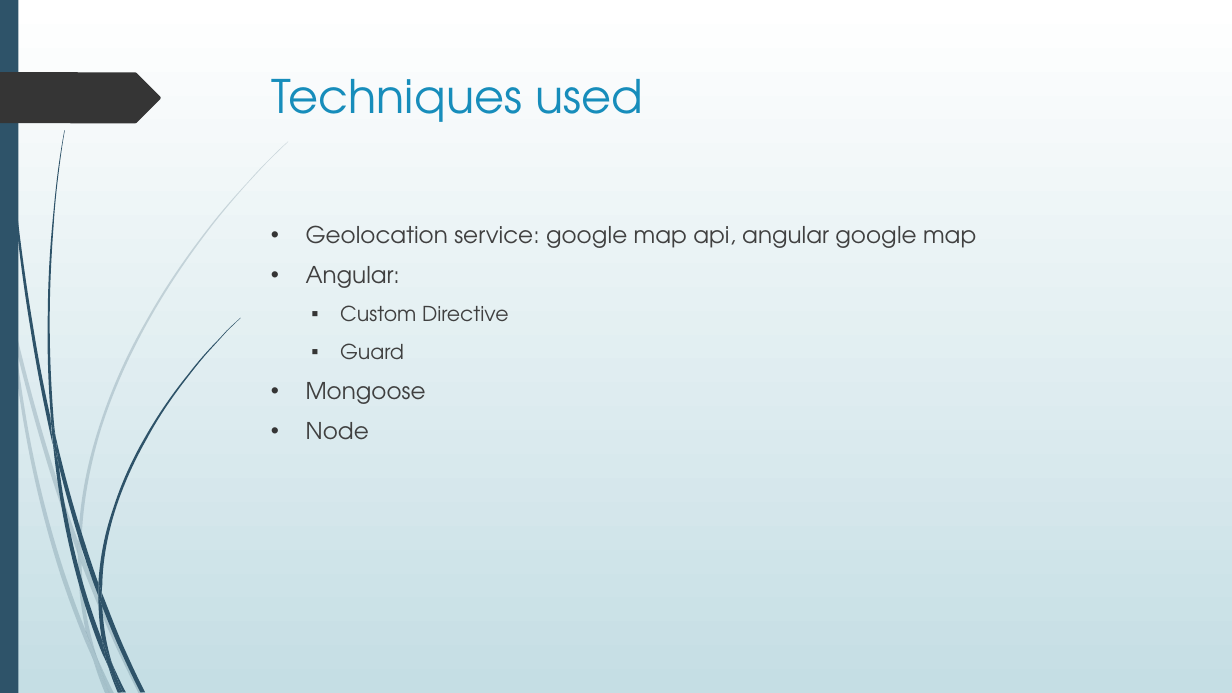
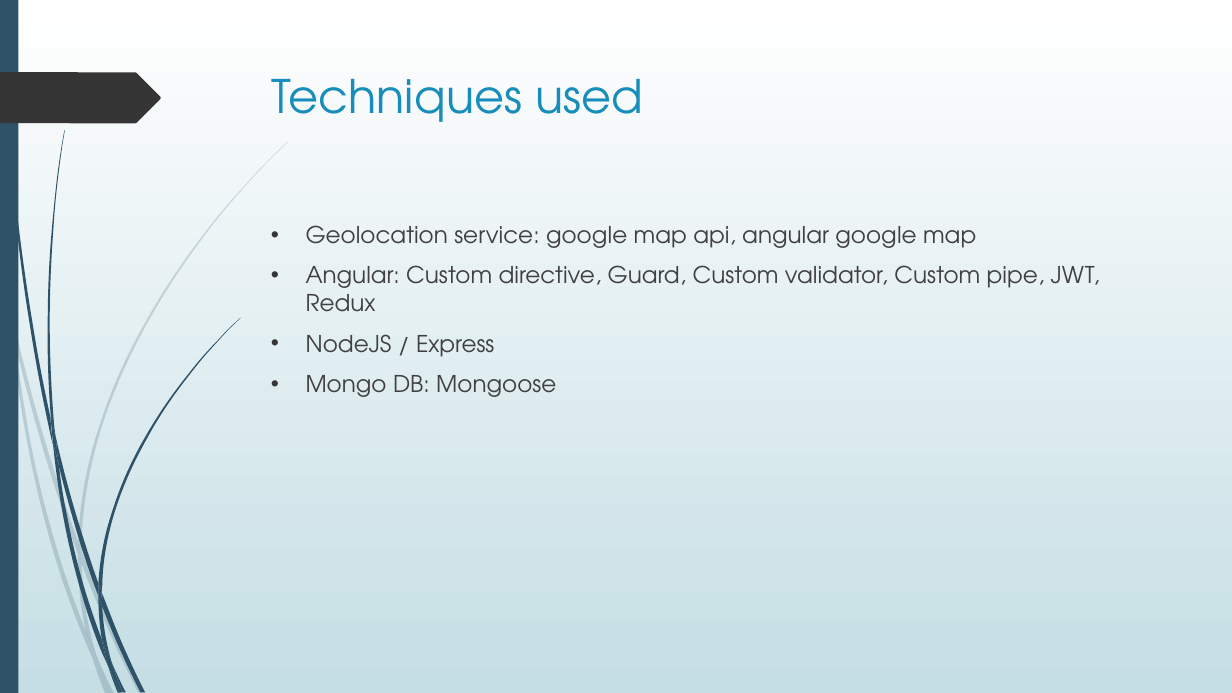
Before and after one commit to thienanmum/restaurantfinder, a slide deck: slide 5 of docs/RestaurantFinder.pptx. Drawn at 1232x693 pixels with LibreOffice and Linux fonts; fonts in the diff are those of the drawing. Boxes give left, top, right and bottom in pixels: in the first picture for what was removed or moved away, otherwise in the second. Text is boxed around its words. In the diff, an @@ line names an element or a change of style, - is before the commit and + after.

```diff
--- a/docs/RestaurantFinder.pptx
+++ b/docs/RestaurantFinder.pptx
@@ text at (306,265,1100,397): text changed @@
-• Angular:
-  ▪ Custom Directive
-  ▪ Guard
-• Mongoose
-• Node
+• Angular: Custom directive, Guard, Custom validator, Custom pipe, JWT, Redux
+• NodeJS / Express
+• Mongo DB: Mongoose
```
Also in this commit, not shown: 1 other slide changed, 4 slides added, 2 slides removed.
